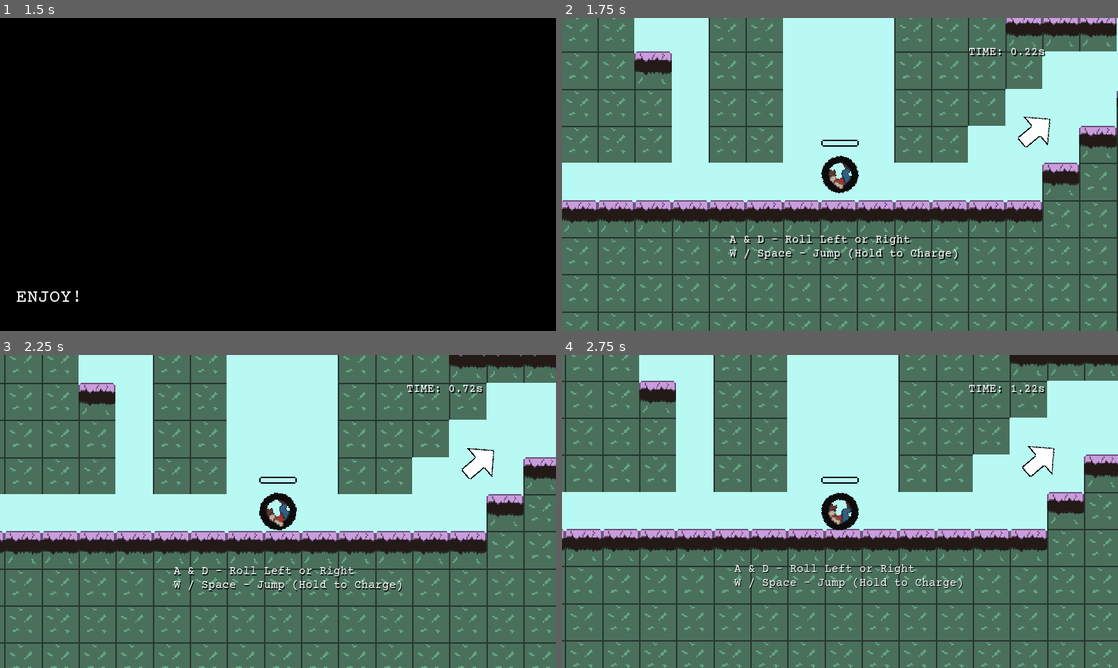
Above: before the commit, frames 1-4 (two rows, left to right).
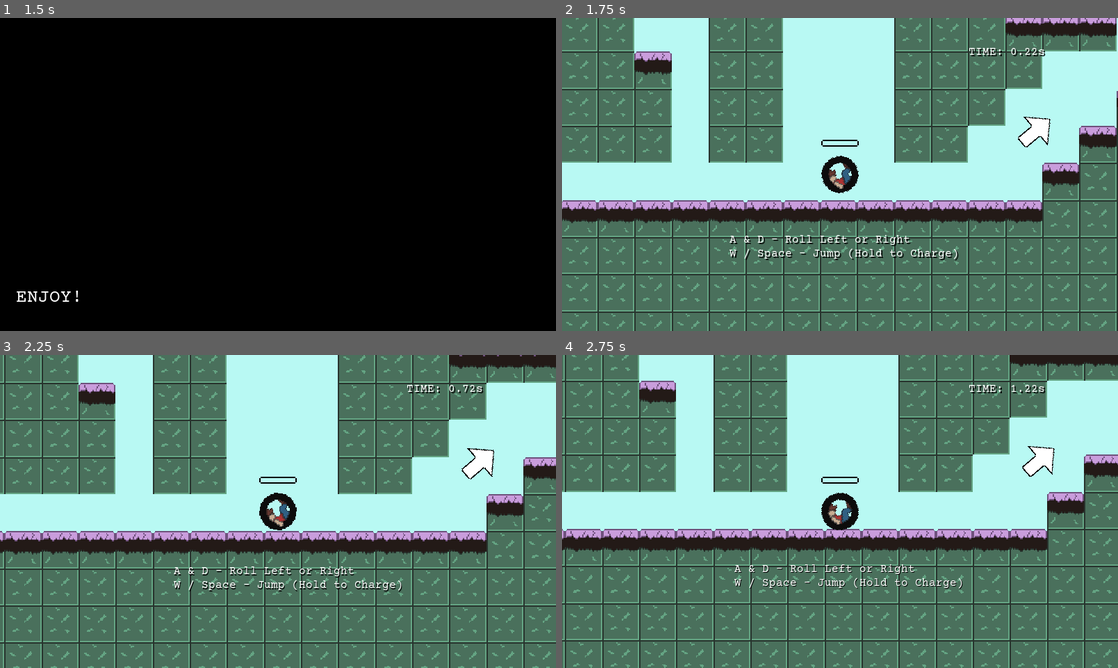
Above: after the commit, the same moments.

Repository: conner-calhoun/ld47
Game: Godot game, scene res://Scenes/MainMenu.tscn
The game is run twice, just before and just after one commit, with the same random seed, the same clock (stepped at 60 frames per second) and the same inputs.
Inputs (mouse positions are in pixels of both pictures, inside the frame that each line leads up to):
- Up to frame 1 (1.5 s): tap Space (jump) at 0.5, 0.77, 1.25 s; move the mouse to (400, 158) at 0.52 s; hold D (right) 0.53-1.28 s; move the mouse to (166, 190) at 1.27 s; hold A (left) from 1.28 s (still down)
- Up to frame 2 (1.75 s): keep holding A (left); tap Space (jump) at 1.52 s
- Up to frame 3 (2.25 s): move the mouse to (283, 586) at 2.02 s; release A (left) at 2.03 s; hold D (right) from 2.03 s (still down)
- Up to frame 4 (2.75 s): keep holding D (right)

Frame 1 is identical in both runs. In frame 2, 4.4% of the frame differs, in the area x 0-100%, y 0-100%; in frame 3, 4.5%; in frame 4, 4.5%.

Commit message:
some project changes / better tiles

Diff:
--- a/project.godot
+++ b/project.godot
@@ -83,6 +83,8 @@
 [rendering]
 
 quality/driver/driver_name="GLES2"
+quality/intended_usage/framebuffer_allocation=1
+quality/intended_usage/framebuffer_allocation.mobile=1
 quality/2d/use_pixel_snap=true
 environment/default_clear_color=Color( 0.721569, 0.976471, 0.952941, 1 )
 environment/default_environment="res://default_env.tres"
Binary file changed: Assets/WorldTile.png
Not shown: 3 places in Scenes/MainMenu.tscn that only renumber resources
Binary file added: icon.png
Not shown, removed: icon.png.import
Not shown, changed: index.pck
